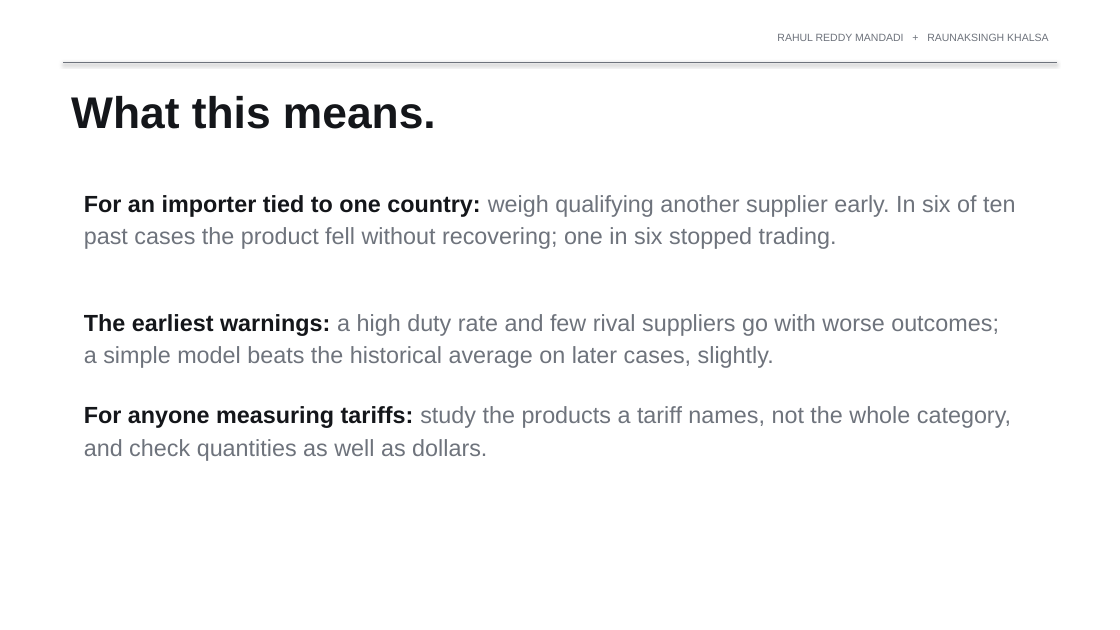
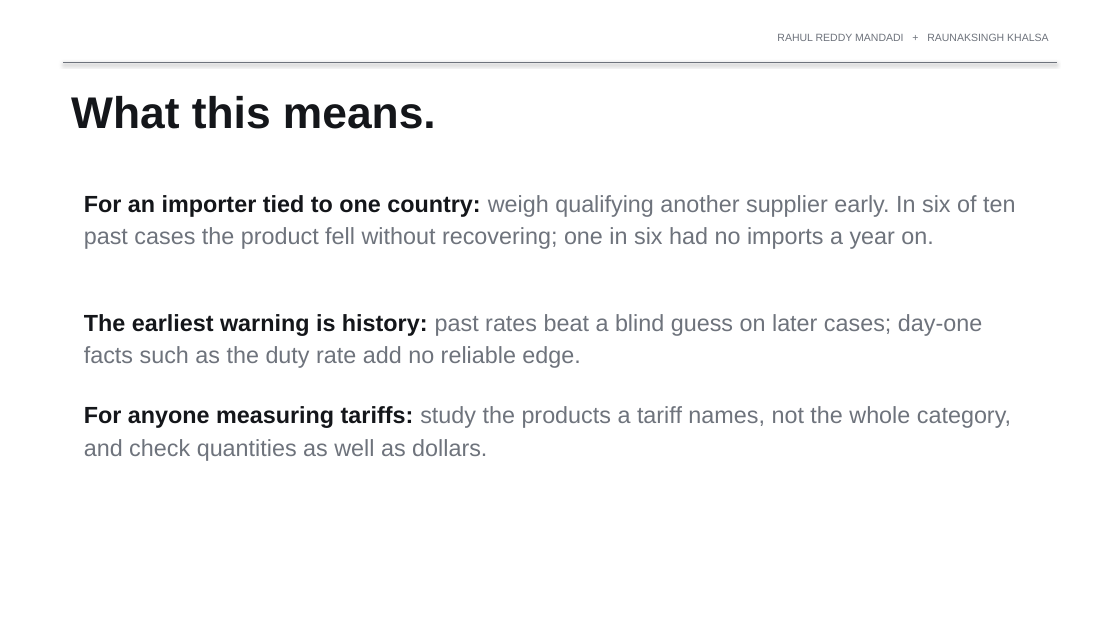
Before and after one commit to rahul-mandadi/tariff-rush, a slide deck: slide 11 of slides/Mandadi_Khalsa_Final_Presentation.pptx. Drawn at 1120x630 pixels with LibreOffice and Linux fonts; fonts in the diff are those of the drawing. Boxes give left, top, right and bottom in pixels: in the first picture for what was removed or moved away, otherwise in the second. Text is boxed around its words. In the diff, an @@ line names an element or a change of style, - is before the commit and + after.

Commit message:
Prediction test: same-day notice rule and Census release lag; matched recovery comparison
Case facts only from notices published on or before the first preliminary; training labels only once month 18 is published (two-month lag). Held-out gain over the historical rates falls to +0.004 (90% interval -0.005 to +0.013), so the report and decks now present the historical rates as the forecast. Adds real shares on the 282 fake-date-matched cases (27/18/42/13 vs 49/30/18/4) and defines stopped trading as no imports in months 13 to 18.

```diff
--- a/slides/Mandadi_Khalsa_Final_Presentation.pptx
+++ b/slides/Mandadi_Khalsa_Final_Presentation.pptx
@@ text at box(84, 195, 1015, 249): text changed @@
-For an importer tied to one country: weigh qualifying another supplier early. In six of ten past cases the product fell without recovering; one in six stopped trading.
+For an importer tied to one country: weigh qualifying another supplier early. In six of ten past cases the product fell without recovering; one in six had no imports a year on.
@@ text at box(84, 314, 982, 368): text changed @@
-The earliest warnings: a high duty rate and few rival suppliers go with worse outcomes; a simple model beats the historical average on later cases, slightly.
+The earliest warning is history: past rates beat a blind guess on later cases; day-one facts such as the duty rate add no reliable edge.
```
Also in this commit, not shown: 3 other slides changed, 17 other files.
